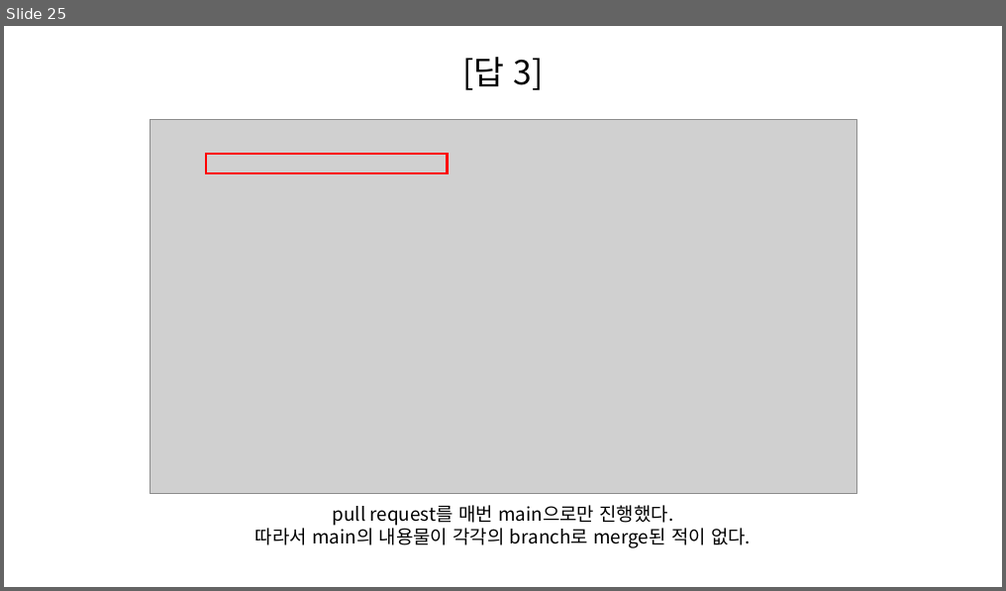
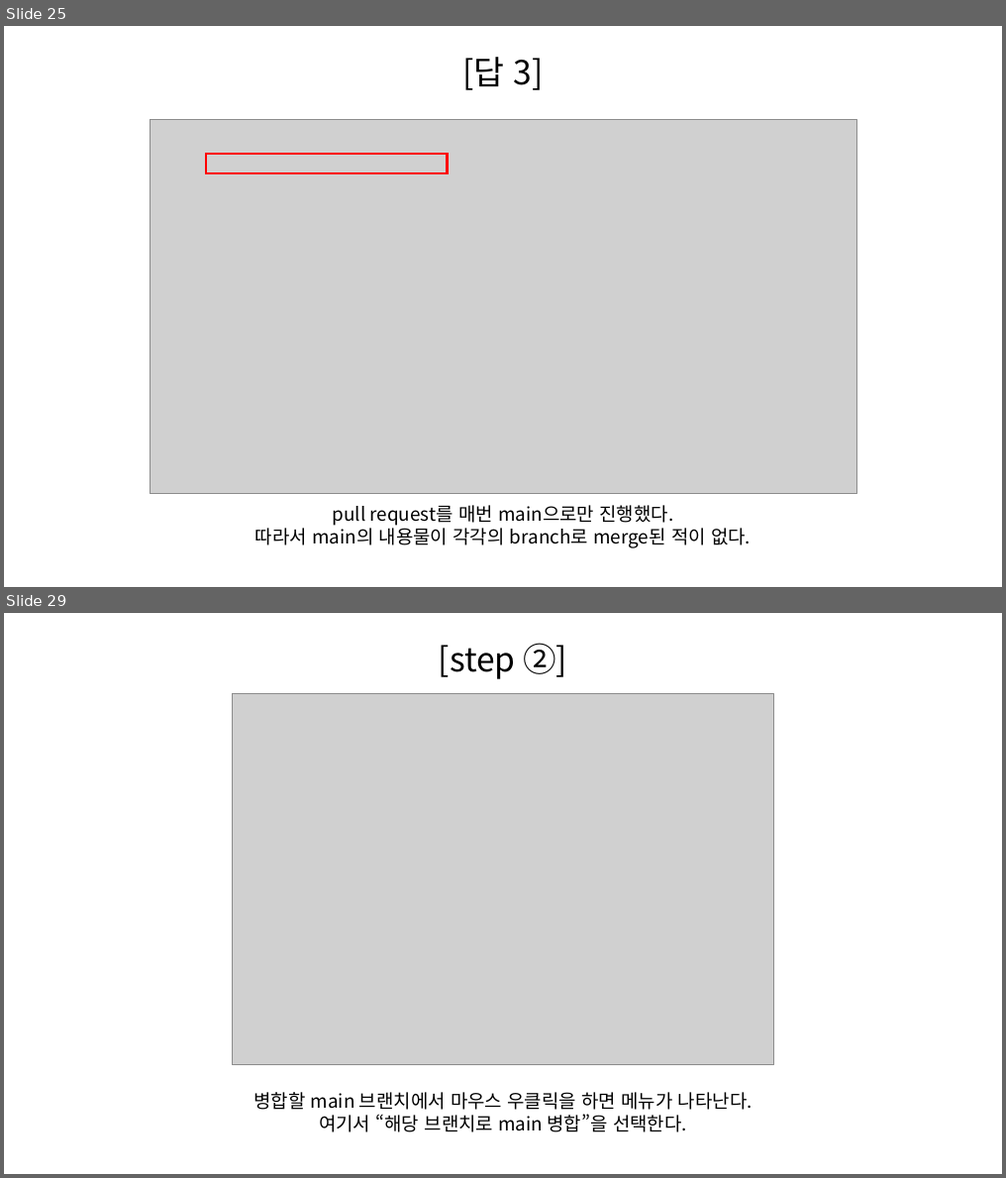
Before and after one commit to SeungHeeNoh/study_well, a slide deck: docs/4. merge.pptx. Shown one above the other, each under a label of ours: slide 25 before the commit, slides 25 and 29 after it; the slides between them are not shown. The pictures are 1006x591 and 1006x1178 pixels, drawn with LibreOffice and Linux fonts; fonts in the diff are those of the drawing; grey boxes stand for pictures. Boxes give left, top, right and bottom in pixels: in the first picture for what was removed or moved away, otherwise in the second. Text is boxed around its words. In the diff, an @@ line names an element or a change of style, - is before the commit and + after.

```diff
--- a/docs/4. merge.pptx
+++ b/docs/4. merge.pptx
@@ slide 29 added at [4,613,1002,1174], background #FFFFFF @@
@@ text added at [439,643,567,679], 32 pt, text #000000 @@
+[step ②]
@@ picture added at [233,694,774,1065] @@
@@ text added at [253,1092,752,1133], 18 pt, text #000000 @@
+병합할 main 브랜치에서 마우스 우클릭을 하면 메뉴가 나타난다.
+여기서 “해당 브랜치로 main 병합”을 선택한다.
```
Also in this commit, not shown: 3 slides changed, 12 other slides added.
